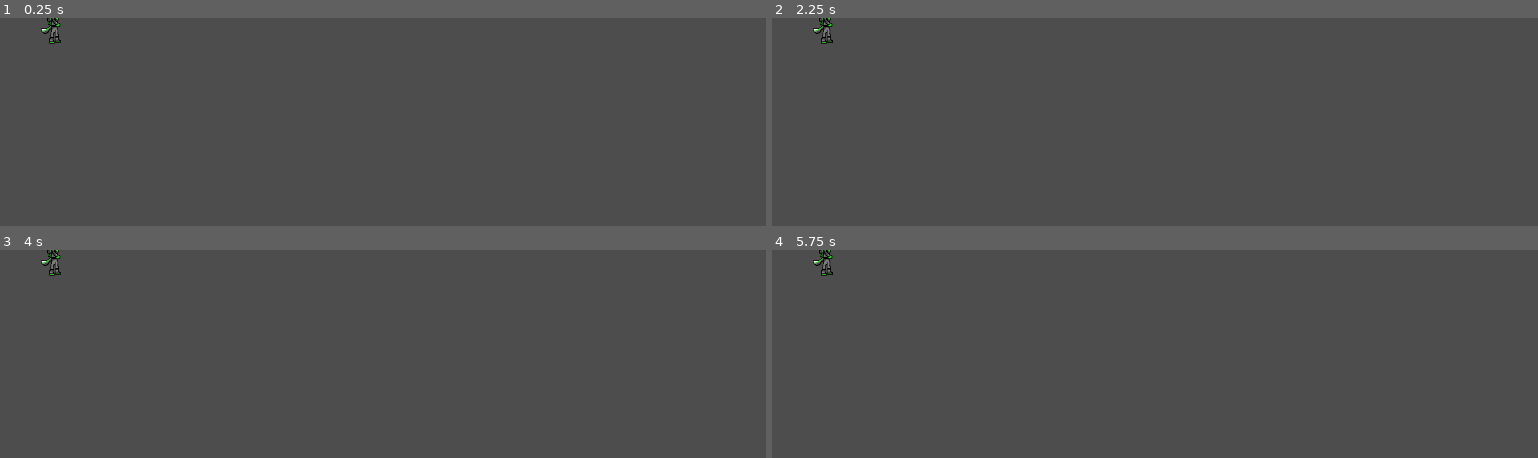
Above: before the commit, frames 1-4 (two rows, left to right).
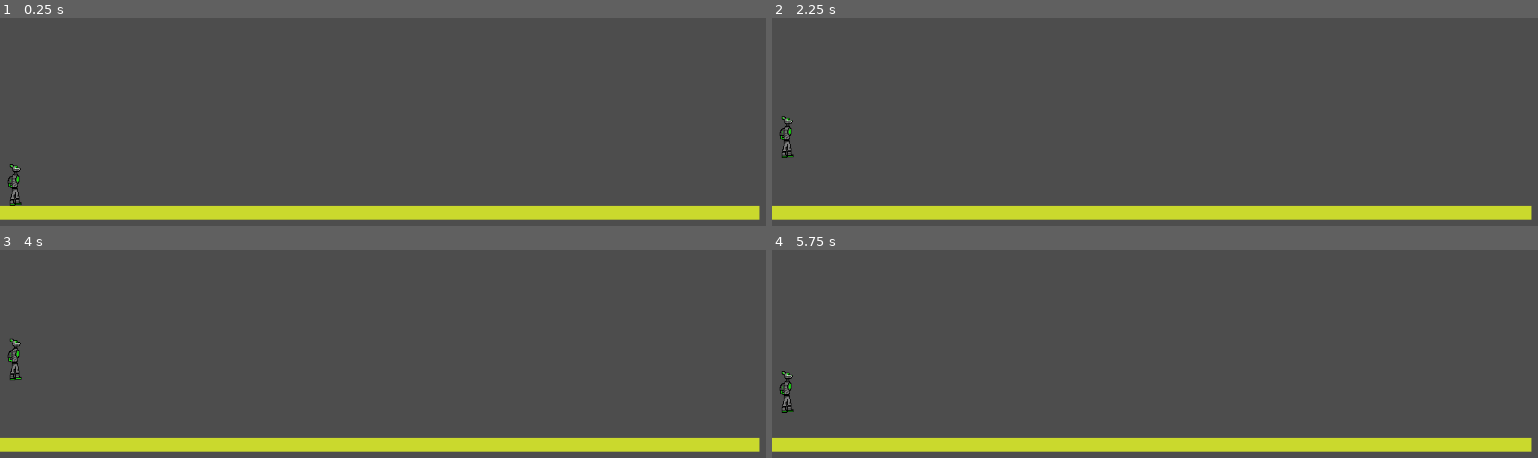
Above: after the commit, the same moments.

Repository: darbysheridan/Teegarden-C
Game: Godot game, scene res://world.tscn
Same seed, same stepped clock (60 frames per second), same inputs: the game is played once before the commit and once after it.
Inputs:
- Up to frame 1 (0.25 s): no input
- Up to frame 2 (2.25 s): tap Enter at 0.5 s; tap Space at 2 s
- Up to frame 3 (4 s): tap Enter at 3.5 s
- Up to frame 4 (5.75 s): tap Space at 5 s

The runs differ from the first frame. In frame 1, 7.0% of the frame differs, in the area x 0-100%, y 0-98%; in frame 2, 7.0%; in frame 3, 7.0%; in frame 4, 7.0%.

Commit message:
gggg
hhhhh

Diff:
--- a/teegarden-c/Player.tscn
+++ b/teegarden-c/Player.tscn
@@ -1,26 +1,58 @@
-[gd_scene load_steps=5 format=3 uid="uid://d0omxfhnibbpp"]
+[gd_scene load_steps=6 format=3 uid="uid://d0omxfhnibbpp"]
 
 [ext_resource type="Texture2D" uid="uid://bdgpq2q5d4cfp" path="res://lilguy.png" id="1_kne1u"]
 [ext_resource type="Texture2D" uid="uid://cr85l8ver45da" path="res://pixil-frame-0 (1)taiiiillll.png" id="2_e80uo"]
 [ext_resource type="Texture2D" uid="uid://cm72tqpmjwdgc" path="res://pixil-frame-0 (1)armfrrrr.png" id="3_cxr5p"]
 
+[sub_resource type="GDScript" id="GDScript_kne1u"]
+resource_name = "charmovementscript"
+script/source = "extends CharacterBody2D
+
+
+const SPEED = 300.0
+const JUMP_VELOCITY = -400.0
+
+
+func _physics_process(delta: float) -> void:
+	# Add the gravity.
+	if not is_on_floor():
+		velocity += get_gravity() * delta
+
+	# Handle jump.
+	if Input.is_action_just_pressed(\"ui_accept\") and is_on_floor():
+		velocity.y = JUMP_VELOCITY
+
+	# Get the input direction and handle the movement/deceleration.
+	# As good practice, you should replace UI actions with custom gameplay actions.
+	var direction := Input.get_axis(\"ui_left\", \"ui_right\")
+	if direction:
+		velocity.x = direction * SPEED
+	else:
+		velocity.x = move_toward(velocity.x, 0, SPEED)
+
+	move_and_slide()
+"
+
 [sub_resource type="RectangleShape2D" id="RectangleShape2D_tdg3f"]
-size = Vector2(22, 63)
+size = Vector2(20, 60)
 
 [node name="CharacterBody2D" type="CharacterBody2D"]
+script = SubResource("GDScript_kne1u")
 
 [node name="Sprite2D" type="Sprite2D" parent="."]
 texture_filter = 1
-position = Vector2(25, -28)
+position = Vector2(71, 46)
 texture = ExtResource("1_kne1u")
 
 [node name="Sprite2D" type="Sprite2D" parent="Sprite2D"]
+visible = false
 texture = ExtResource("2_e80uo")
 
 [node name="Sprite2D2" type="Sprite2D" parent="Sprite2D"]
+visible = false
+position = Vector2(1, 0)
 texture = ExtResource("3_cxr5p")
 
 [node name="CollisionShape2D" type="CollisionShape2D" parent="."]
-visible = false
-position = Vector2(-1, -32.5)
+position = Vector2(45, 42)
 shape = SubResource("RectangleShape2D_tdg3f")
--- /dev/null
+++ b/teegarden-c/platform.tscn
@@ -0,0 +1,18 @@
+[gd_scene load_steps=3 format=3 uid="uid://evy0e7jivbae"]
+
+[sub_resource type="QuadMesh" id="QuadMesh_5ajho"]
+
+[sub_resource type="RectangleShape2D" id="RectangleShape2D_5ajho"]
+size = Vector2(1096.5, 20)
+
+[node name="StaticBody2D" type="StaticBody2D"]
+
+[node name="MeshInstance2D" type="MeshInstance2D" parent="."]
+modulate = Color(0.7938134, 0.848858, 0.17766142, 1)
+position = Vector2(602.5, 191)
+scale = Vector2(1095, 20.000004)
+mesh = SubResource("QuadMesh_5ajho")
+
+[node name="CollisionShape2D" type="CollisionShape2D" parent="."]
+position = Vector2(602, 191)
+shape = SubResource("RectangleShape2D_5ajho")
--- a/teegarden-c/world.tscn
+++ b/teegarden-c/world.tscn
@@ -1,8 +1,12 @@
-[gd_scene load_steps=2 format=3 uid="uid://dxrvdi2iemn0r"]
+[gd_scene load_steps=3 format=3 uid="uid://dxrvdi2iemn0r"]
 
 [ext_resource type="PackedScene" uid="uid://d0omxfhnibbpp" path="res://Player.tscn" id="1_f3sb7"]
+[ext_resource type="PackedScene" uid="uid://evy0e7jivbae" path="res://platform.tscn" id="1_fj7yv"]
 
 [node name="World" type="Node2D"]
 
+[node name="StaticBody2D" parent="." instance=ExtResource("1_fj7yv")]
+position = Vector2(-55, 90)
+
 [node name="CharacterBody2D" parent="." instance=ExtResource("1_f3sb7")]
-position = Vector2(79, 39)
+position = Vector2(-24, 192)
